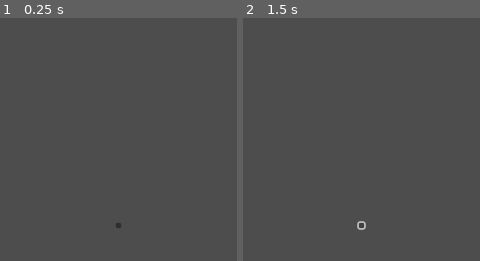
Above: before the commit, frames 1-2 (left to right).
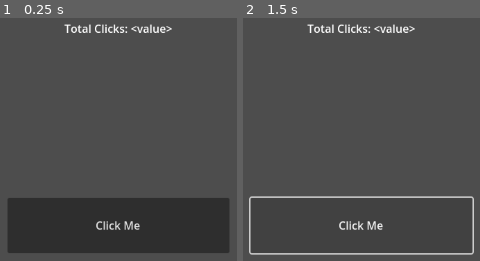
Above: after the commit, the same moments.

Repository: JesseO116/ClickerGame1
Game: Godot game, scene res://scenes/proto/clicker/proto_clicker.tscn
The game is run twice, just before and just after one commit, with the same random seed, the same clock (stepped at 60 frames per second) and the same inputs. The project has no main scene, so this scene is started directly.
Inputs (mouse positions are in pixels of both pictures, inside the frame that each line leads up to):
- Up to frame 1 (0.25 s): no input
- Up to frame 2 (1.5 s): click (361, 224) at 0.5 s; click (361, 224) at 1.25 s

The runs differ from the first frame. In frame 1, 22% of the frame differs, in the area x 3-97%, y 2-97%; in frame 2, 3.2%.

Commit message:
Update proto_clicker.tscn

Diff:
--- a/scenes/proto/clicker/proto_clicker.tscn
+++ b/scenes/proto/clicker/proto_clicker.tscn
@@ -9,13 +9,18 @@
 grow_vertical = 2
 
 [node name="Label" type="Label" parent="."]
+custom_minimum_size = Vector2(0, 80)
 layout_mode = 1
 anchors_preset = 10
 anchor_right = 1.0
 offset_bottom = 23.0
 grow_horizontal = 2
+text = "Total Clicks: <value>"
+horizontal_alignment = 1
+vertical_alignment = 1
 
 [node name="Button" type="Button" parent="."]
+custom_minimum_size = Vector2(320, 80)
 layout_mode = 1
 anchors_preset = 8
 anchor_left = 0.5
@@ -28,3 +33,4 @@
 offset_bottom = 4.0
 grow_horizontal = 2
 grow_vertical = 2
+text = "Click Me"
